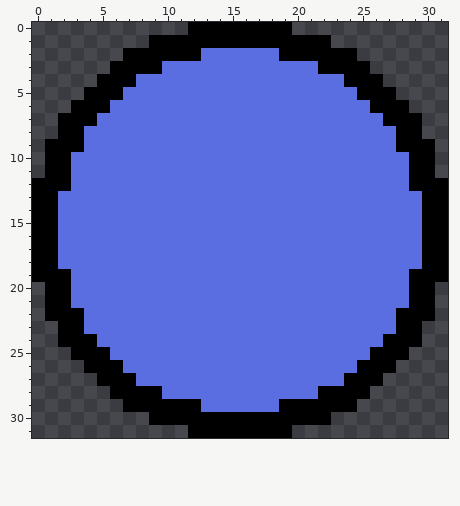
File history of a pixel-art file, Assets/A/Base de icono.aseprite. Above, as it was before the edit.
32x32 pixels, 1 frame.
Now the later version:
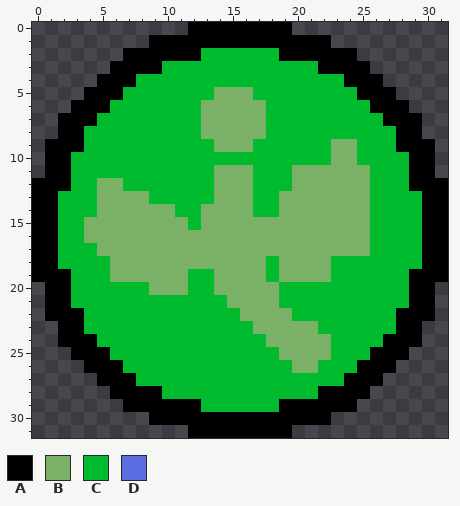
Palette (. is transparent): A #000000  B #7bb067  C #00bb2d  D #5b6ee1
Log entry: ya están los iconos y las cartas base
The edit:
layer "Forma" now shown
Changed rows in their new state; - is an unchanged pixel.
Layers "Forma", "Fondo":
first column x 2:
 2 -----------CCCCCC-----------
 3 --------CCCCCCCCCCCC--------
 4 ------CCCCCCCCCCCCCCCC------
 5 -----CCCCCCCBBBCCCCCCCC-----
 6 ----CCCCCCCBBBBBCCCCCCCC----
 7 ---CCCCCCCCBBBBBCCCCCCCCC---
 8 --CCCCCCCCCBBBBBCCCCCCCCCC--
 9 --CCCCCCCCCCBBBCCCCCCBBCCC--
10 -CCCCCCCCCCCCCCCCCCCCBBCCCC-
11 -CCCCCCCCCCCBBBCCCBBBBBBCCC-
12 -CCBBCCCCCCCBBBCCCBBBBBBCCC-
13 CCCBBBBCCCCCBBBCCBBBBBBBCCCC
14 CCCBBBBBBCCBBBBCCBBBBBBBCCCC
15 CCBBBBBBBBCBBBBBBBBBBBBBCCCC
16 CCBBBBBBBBBBBBBBBBBBBBBBCCCC
17 CCCBBBBBBBBBBBBBBBBBBBBBCCCC
18 CCCCBBBBBBBBBBBBCBBBBCCCCCCC
19 -CCCBBBBBBCCBBBBCBBBBCCCCCC-
20 -CCCCCCBBBCCBBBBBCCCCCCCCCC-
21 -CCCCCCCCCCCCBBBBCCCCCCCCCC-
22 --CCCCCCCCCCCCBBBBCCCCCCCC--
23 --CCCCCCCCCCCCCBBBBBCCCCCC--
24 ---CCCCCCCCCCCCCBBBBBCCCC---
25 ----CCCCCCCCCCCCCBBBBCCC----
26 -----CCCCCCCCCCCCCBBCCC-----
27 ------CCCCCCCCCCCCCCCC------
28 --------CCCCCCCCCCCC--------
29 -----------CCCCCC-----------
